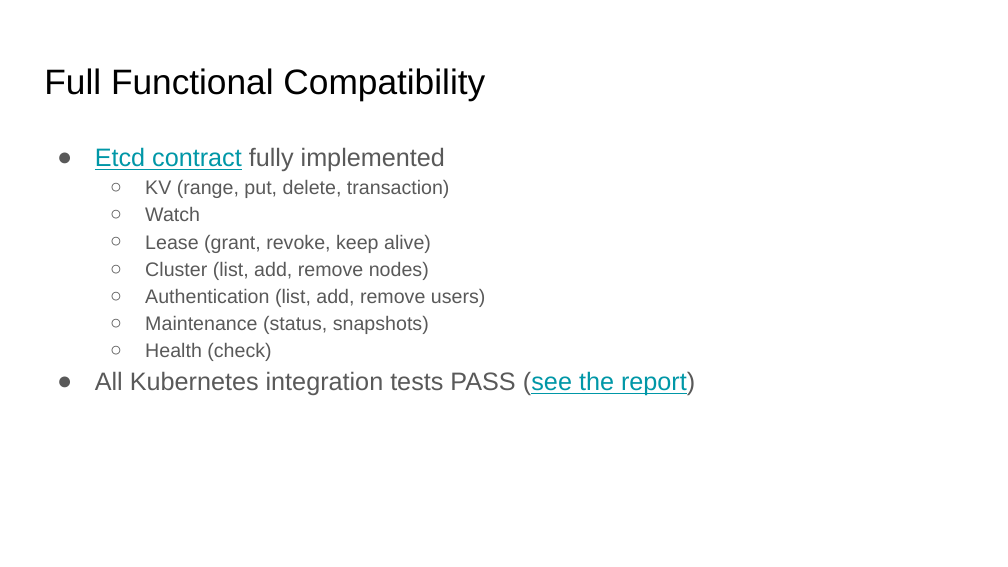
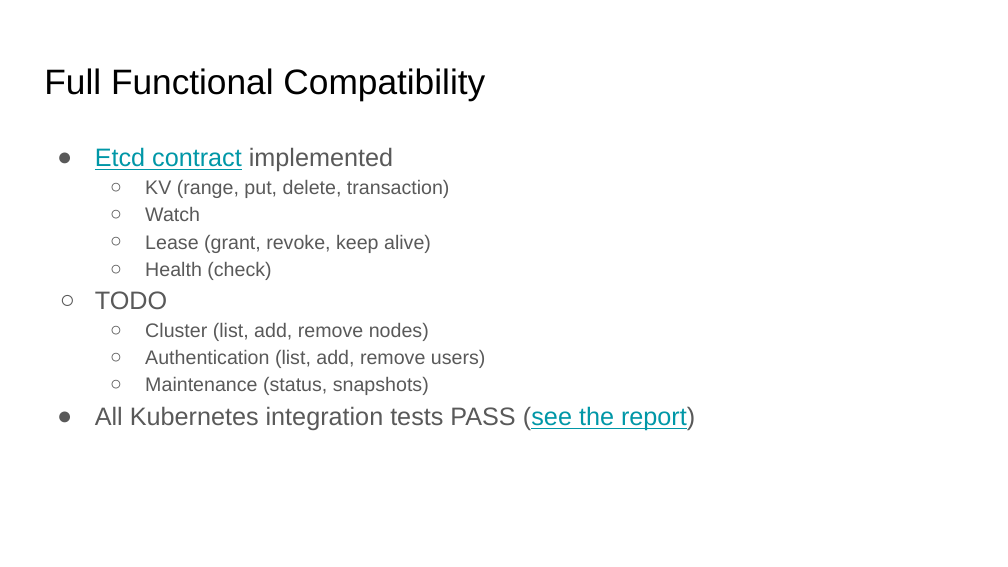
Before and after one commit to gridgain-solutions/ignite-in-k8s, a slide deck: slide 5 of docs/Apache Ignite as Kubernetes Store.pptx. Drawn at 1008x567 pixels with LibreOffice and Linux fonts; fonts in the diff are those of the drawing. Boxes give left, top, right and bottom in pixels: in the first picture for what was removed or moved away, otherwise in the second. Text is boxed around its words. In the diff, an @@ line names an element or a change of style, - is before the commit and + after.

```diff
--- a/docs/Apache Ignite as Kubernetes Store.pptx
+++ b/docs/Apache Ignite as Kubernetes Store.pptx
@@ text at box(95, 147, 393, 171): text changed; text colour #595959 to #0097A7 @@
-● Etcd contract fully implemented
+● Etcd contract implemented
@@ text at box(95, 262, 271, 309): paragraphs added @@
+  ○ Health (check)
+○ TODO
@@ text at box(145, 343, 271, 361): paragraph removed @@
-  ○ Health (check)
```
Also in this commit, not shown: 2 other slides changed, 2 slides added, 1 slide removed, 1 other file.
